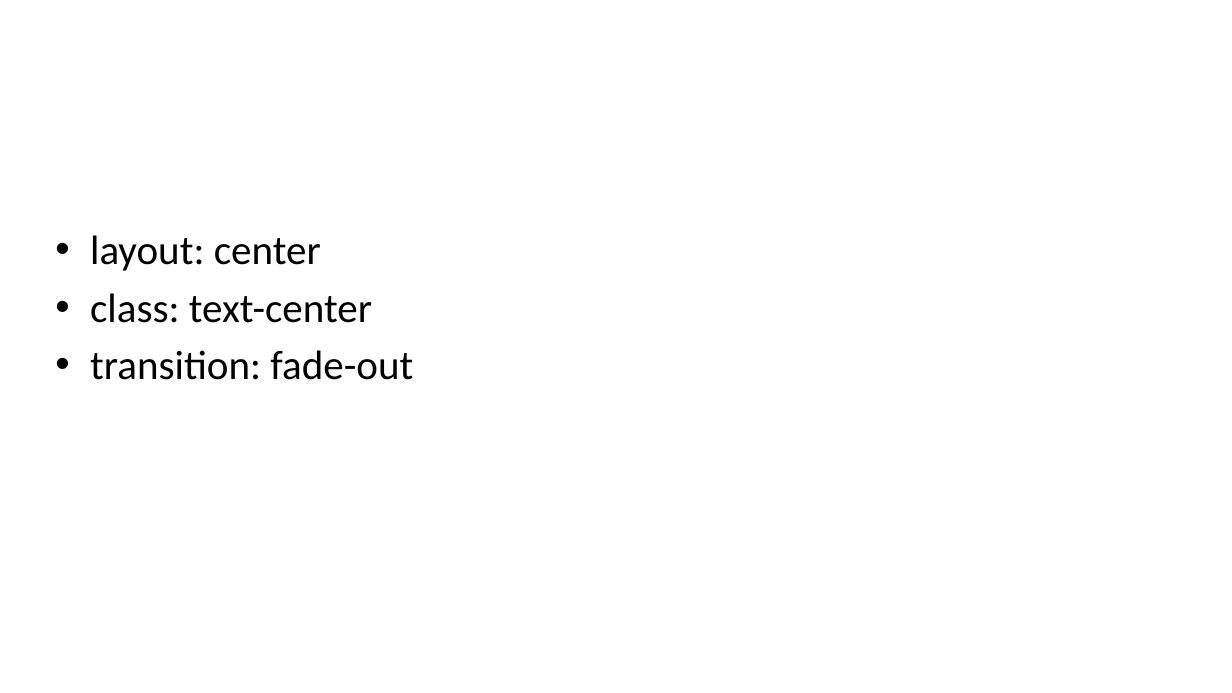
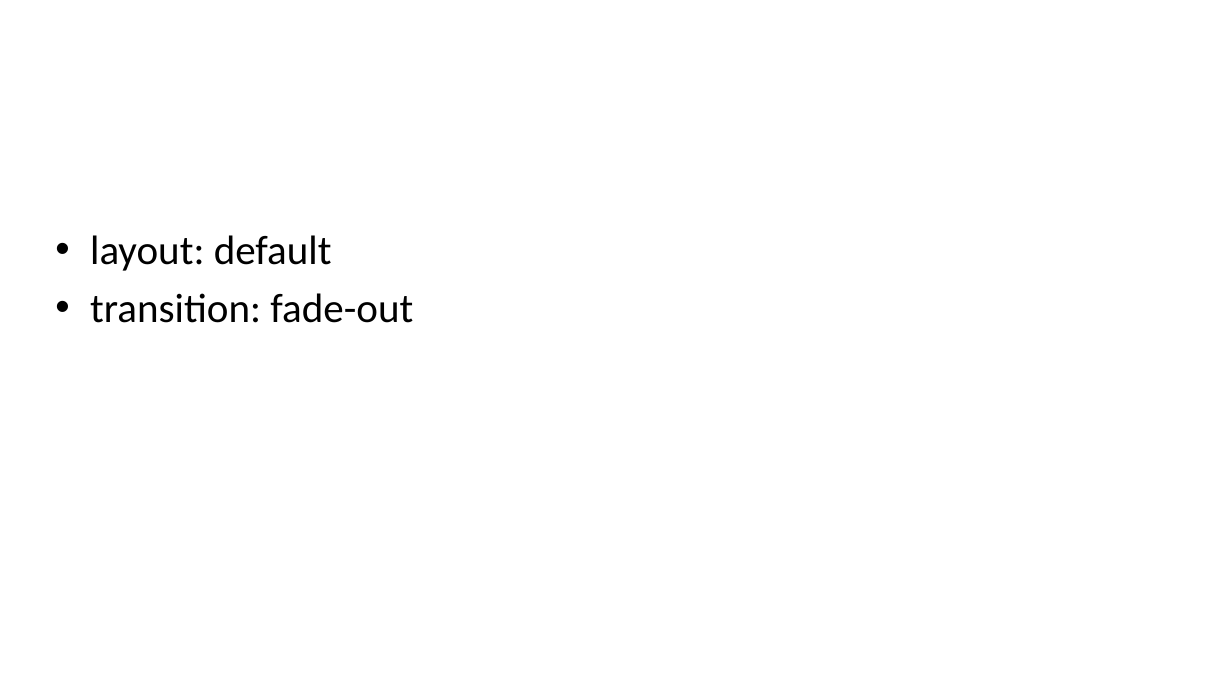
Before and after one commit to naryzach/PhD-Research, a slide deck: slide 21 of Demonstrations/Presentations/De_Novo_Binder_Generation/De_Novo_Binder_Skeleton.pptx (slide 1 before the commit). Drawn at 1232x693 pixels with LibreOffice and Linux fonts; fonts in the diff are those of the drawing. Boxes give left, top, right and bottom in pixels: in the first picture for what was removed or moved away, otherwise in the second. Text is boxed around its words. In the diff, an @@ line names an element or a change of style, - is before the commit and + after.

```diff
--- a/Demonstrations/Presentations/De_Novo_Binder_Generation/De_Novo_Binder_Skeleton.pptx
+++ b/Demonstrations/Presentations/De_Novo_Binder_Generation/De_Novo_Binder_Skeleton.pptx
@@ text at [90, 235, 332, 271]: text changed @@
-• layout: center
-• class: text-center
+• layout: default
```
Also in this commit, not shown: 5 other slides changed, 46 slides added, 7 slides removed, 3 other files.
